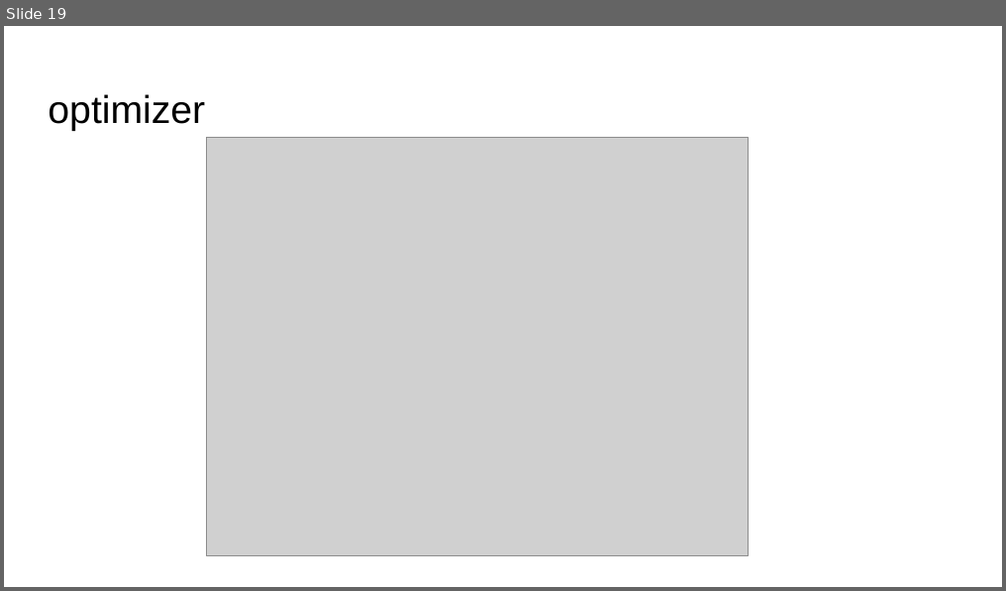
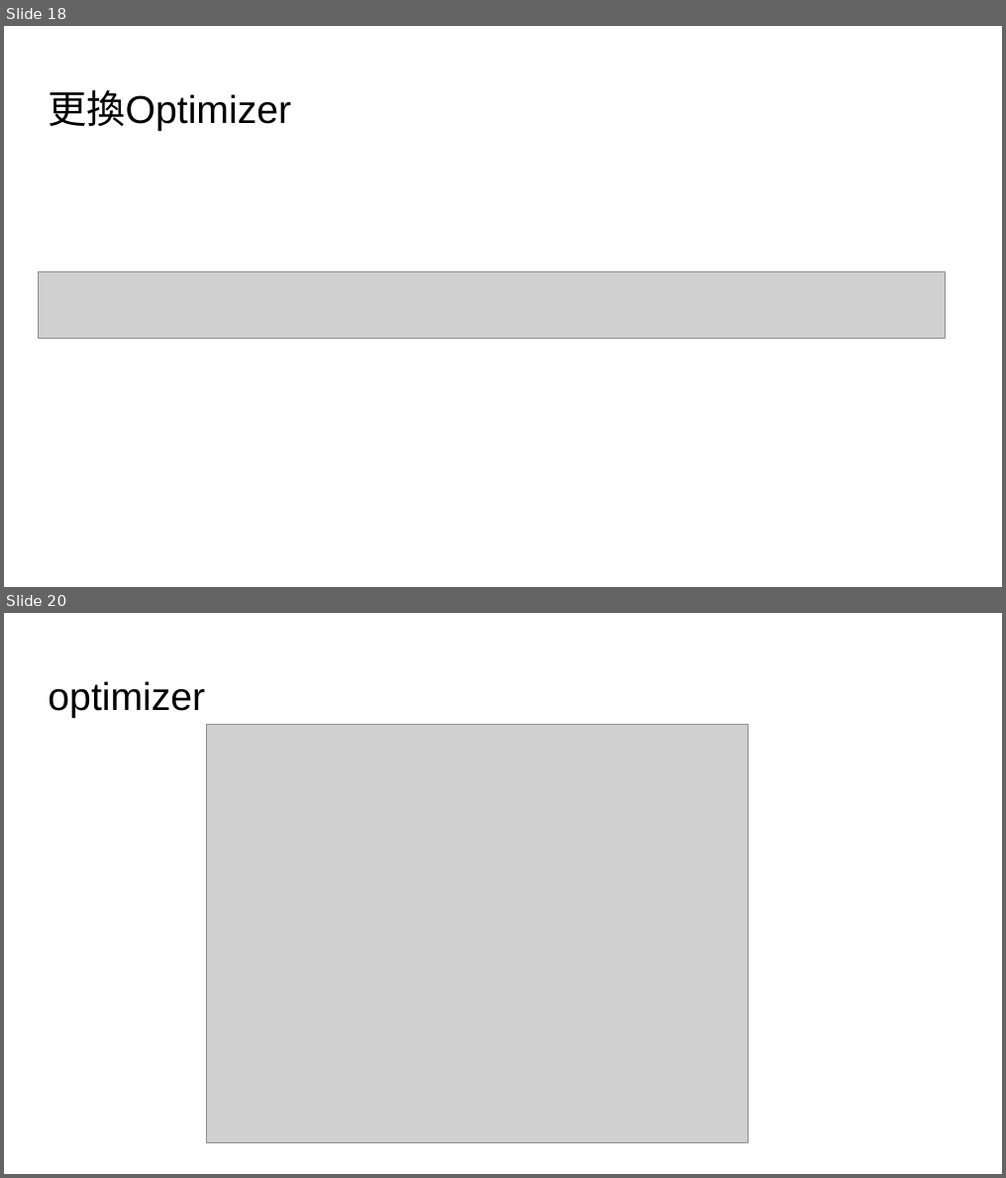
Before and after one commit to exeex/ml-course-slide, a slide deck: C3-DNN.pptx. Shown one above the other, each under a label of ours: slide 19 before the commit, slides 18 and 20 after it; the slides between them are not shown. The pictures are 1006x591 and 1006x1178 pixels, drawn with LibreOffice and Linux fonts; fonts in the diff are those of the drawing; grey boxes stand for pictures. Boxes give left, top, right and bottom in pixels: in the first picture for what was removed or moved away, otherwise in the second. Text is boxed around its words. In the diff, an @@ line names an element or a change of style, - is before the commit and + after.

```diff
--- a/C3-DNN.pptx
+++ b/C3-DNN.pptx
@@ slide 18 added at (x1=4, y1=26, x2=1002, y2=587), background #FFFFFF @@
@@ title added at (x1=48, y1=90, x2=291, y2=131), 28 pt, text #000000 @@
+更換Optimizer
@@ picture added at (x1=38, y1=272, x2=945, y2=339) @@
@@ what was slide 19 is now slide 20 @@
```
Also in this commit, not shown: 6 slides changed, 2 other slides added, 1 slide removed, 1 other file.
